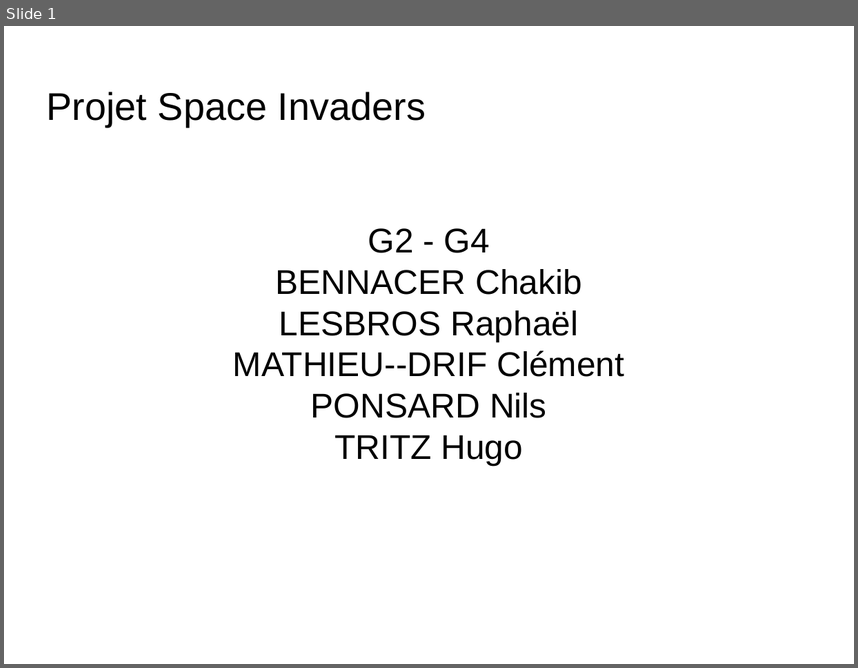
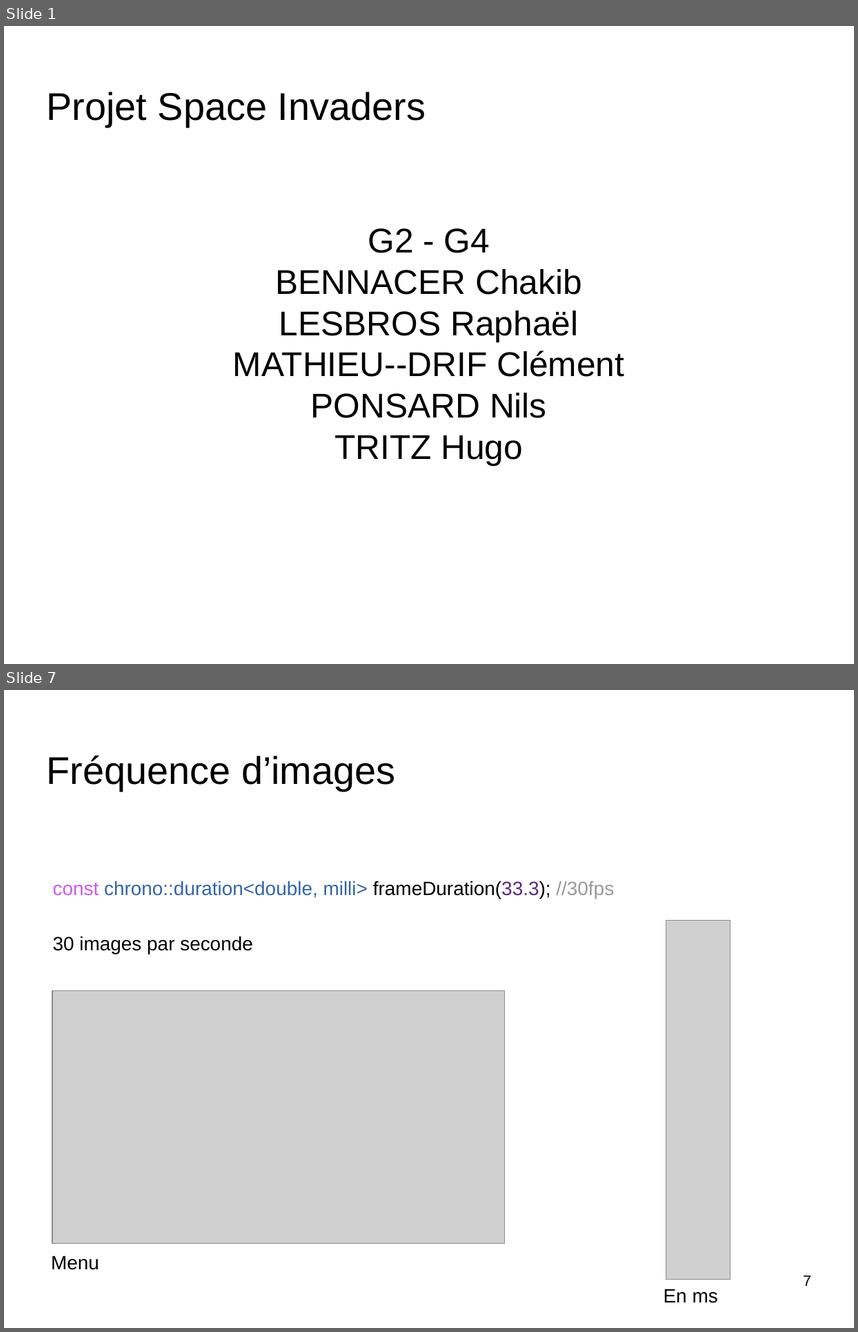
Before and after one commit to nponsard/G2_G4_Bennacer_Lesbros_MathieuDrif_Ponsard_Tritz, a slide deck: docs/Presentation.odp. Shown one above the other, each under a label of ours: slide 1 before the commit, slides 1 and 7 after it; the slides between them are not shown. The pictures are 858x668 and 858x1332 pixels, drawn with LibreOffice and Linux fonts; fonts in the diff are those of the drawing; grey boxes stand for pictures; background and template pictures are left out. Boxes give left, top, right and bottom in pixels: in the first picture for what was removed or moved away, otherwise in the second. Text is boxed around its words. In the diff, an @@ line names an element or a change of style, - is before the commit and + after.

```diff
--- a/docs/Presentation.odp
+++ b/docs/Presentation.odp
@@ slide 7 added at [4,690,854,1328], background picture (left out) @@
@@ title added at [47,756,396,791], 36 pt, text #000000 @@
+Fréquence d’images
@@ text added at [53,880,614,898], 18 pt, text #3465A4 @@
+const chrono::duration<double, milli> frameDuration(33.3); //30fps
@@ text added at [53,936,253,954], 18 pt, text #000000 @@
+30 images par seconde
@@ picture added at [666,920,731,1279] @@
@@ picture added at [52,991,506,1244] @@
@@ text added at [51,1255,99,1270], 18 pt, text #000000 @@
+Menu
@@ text added at [664,1288,718,1303], 18 pt, text #000000 @@
+En ms
@@ page number added at [803,1275,811,1285], 14 pt, text #000000 @@
+7
```
Also in this commit, not shown: 8 slides changed, 3 other slides added, 6 slides removed.
